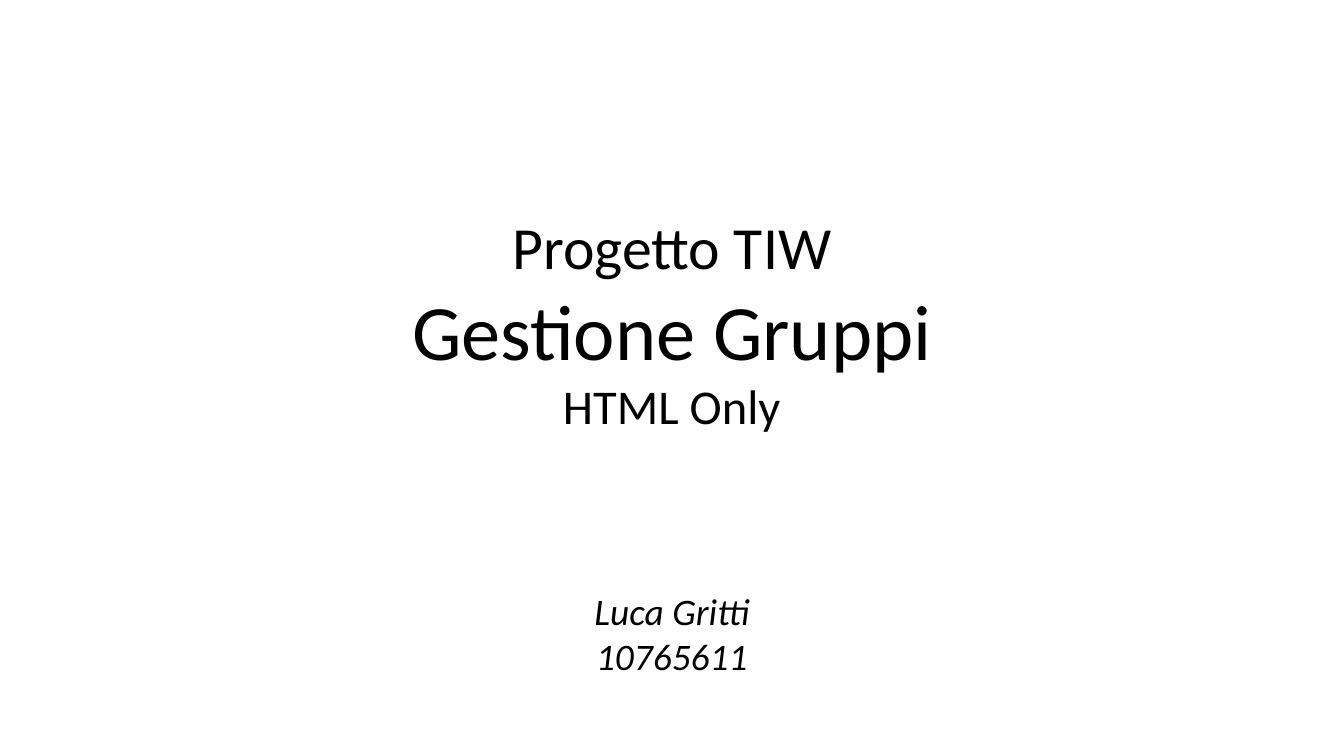
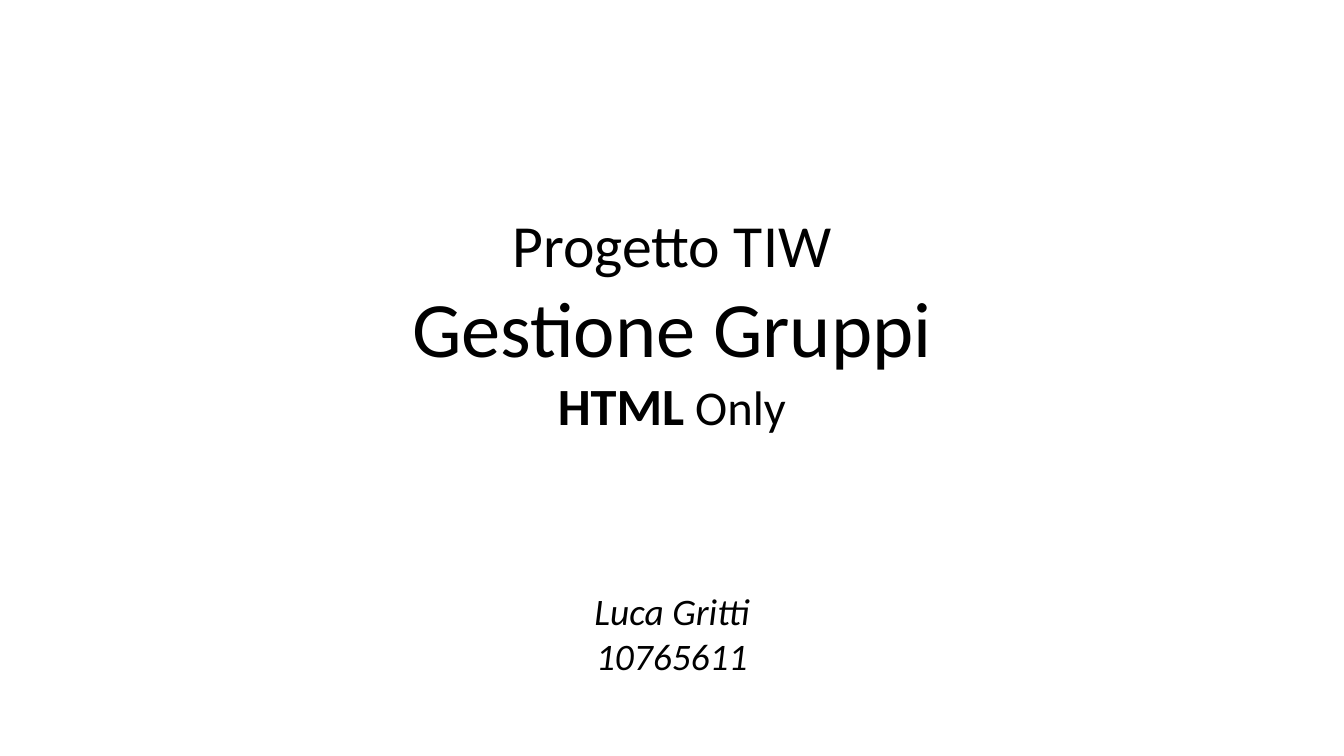
Before and after one commit to lucanotluka/Tecnologie-Informatiche-per-il-Web_-_HTML-Only, a slide deck: slide 1 of TIW-GruppiHTMLOnly.pptx. Drawn at 1344x756 pixels with LibreOffice and Linux fonts; fonts in the diff are those of the drawing. Boxes give left, top, right and bottom in pixels: in the first picture for what was removed or moved away, otherwise in the second. Text is boxed around its words. In the diff, an @@ line names an element or a change of style, - is before the commit and + after.

```diff
--- a/TIW-GruppiHTMLOnly.pptx
+++ b/TIW-GruppiHTMLOnly.pptx
@@ title "Progetto TIW Gestione Gruppi HTML ..." at bbox=[412, 228, 931, 433]: size 26 to 28 pt, bold on in "HTML" @@
```
Also in this commit, not shown: 4 other slides changed, 1 slide removed.
